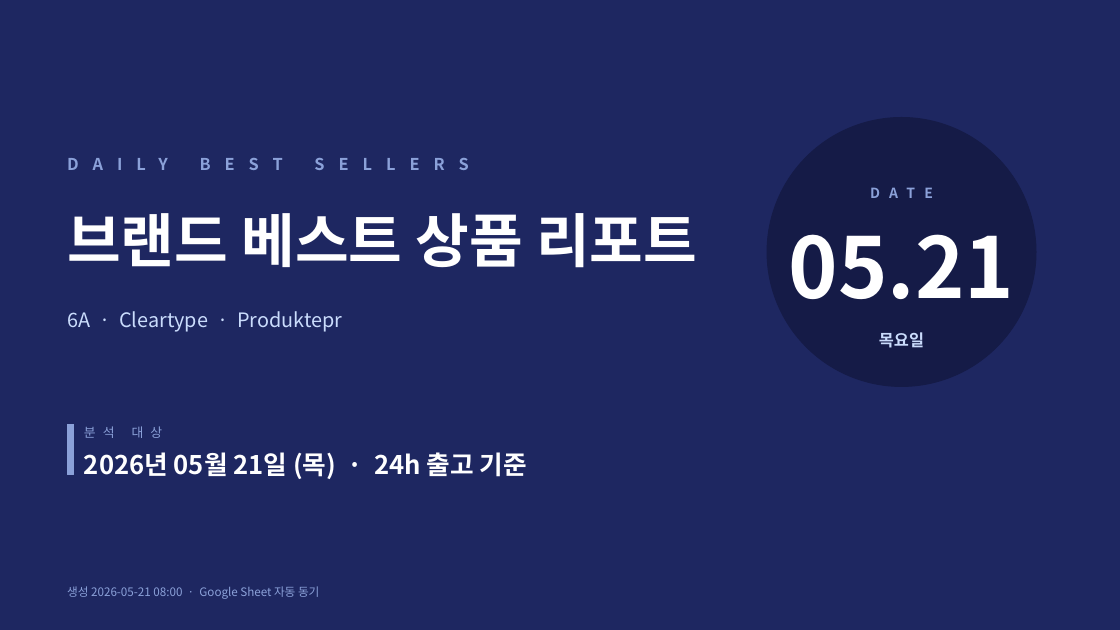
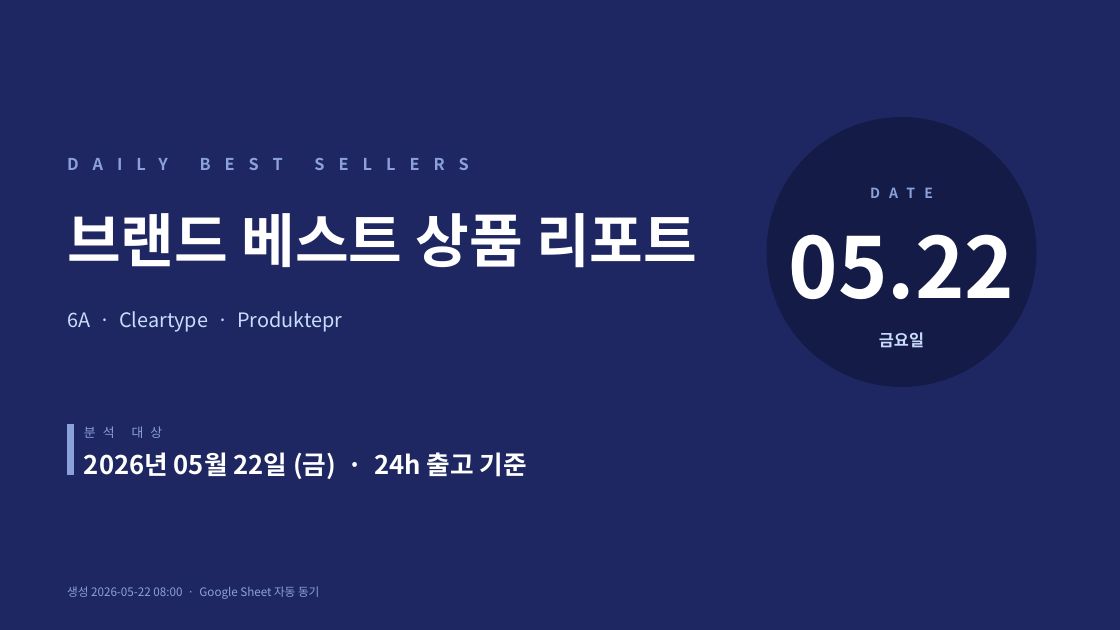
Before and after one commit to j65209/Brightbeed, a slide deck: slide 1 of data/sales-report.pptx. Drawn at 1120x630 pixels with LibreOffice and Linux fonts; fonts in the diff are those of the drawing. Boxes give left, top, right and bottom in pixels: in the first picture for what was removed or moved away, otherwise in the second. Text is boxed around its words. In the diff, an @@ line names an element or a change of style, - is before the commit and + after.

```diff
--- a/data/sales-report.pptx
+++ b/data/sales-report.pptx
@@ text at [789, 234, 1015, 299]: text changed @@
-05.21
+05.22
@@ text at [879, 332, 924, 348]: text changed @@
-목요일
+금요일
@@ text at [84, 452, 527, 479]: text changed @@
-2026년 05월 21일 (목) · 24h 출고 기준
+2026년 05월 22일 (금) · 24h 출고 기준
```
Also in this commit, not shown: 6 other slides changed.
